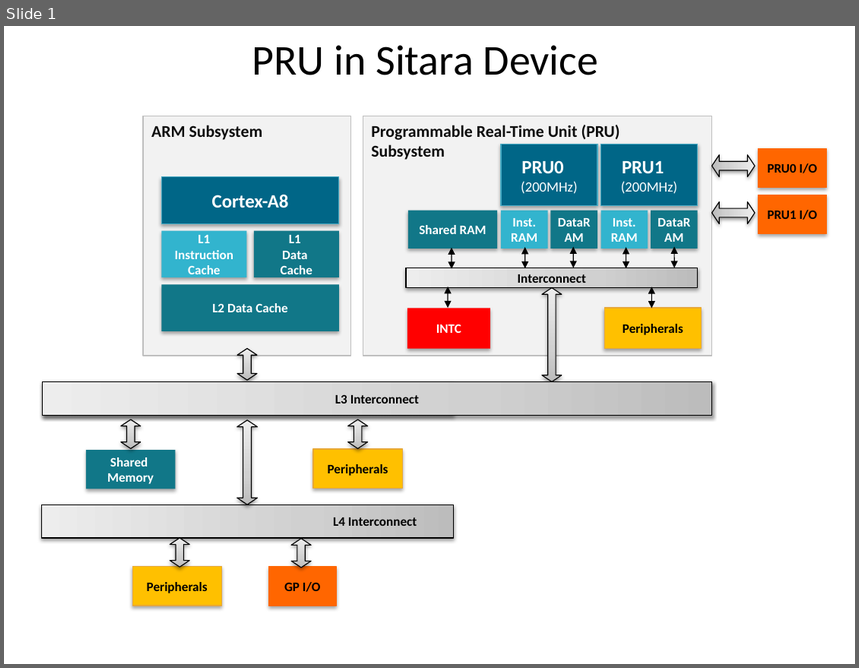
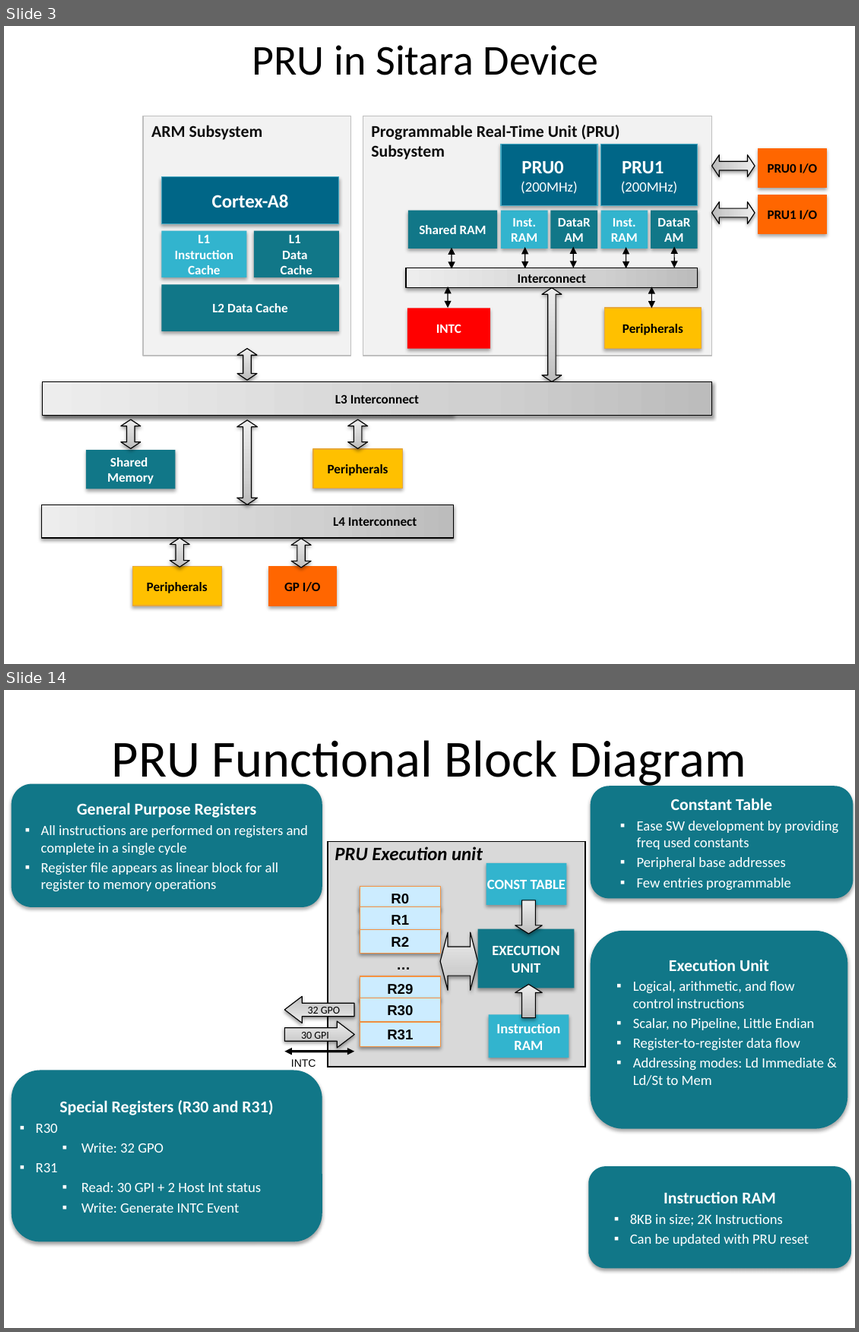
Before and after one commit to hari1989/keystone-workshop, a slide deck: preliminary/Working/presentations/Sitara/PRU in Sitara Device.pptx. Shown one above the other, each under a label of ours: slide 1 before the commit, slides 3 and 14 after it; the slides between them are not shown. The pictures are 859x668 and 859x1332 pixels, drawn with LibreOffice and Linux fonts; fonts in the diff are those of the drawing. Boxes give left, top, right and bottom in pixels: in the first picture for what was removed or moved away, otherwise in the second. Text is boxed around its words. In the diff, an @@ line names an element or a change of style, - is before the commit and + after.

```diff
--- a/preliminary/Working/presentations/Sitara/PRU in Sitara Device.pptx
+++ b/preliminary/Working/presentations/Sitara/PRU in Sitara Device.pptx
@@ slide 14 added at (4, 690, 855, 1328), background #FFFFFF @@
@@ title added at (112, 740, 747, 789), 44 pt, text #000000 @@
+PRU Functional Block Diagram
@@ rounded rectangle added at (12, 783, 322, 907), fill #117788, 12 pt, text #FFFFFF @@
+General Purpose Registers
+▪ All instructions are performed on registers and complete in a single cycle
+▪ Register file appears as linear block for all register to memory operations
@@ rounded rectangle added at (591, 787, 854, 898), fill #117788, 12 pt, text #FFFFFF @@
+Constant Table
+▪ Ease SW development by providing freq used constants
+▪ Peripheral base addresses
+▪ Few entries programmable
@@ rectangle added at (328, 841, 585, 1067), fill #D9D9D9, outline #000000 1.25 pt @@
@@ text added at (335, 847, 483, 860), 16 pt, text #000000, bold, italic @@
+PRU Execution unit
@@ rectangle added at (487, 863, 566, 904), fill #32B4CE, 12 pt, text #FFFFFF, bold @@
+CONST TABLE
@@ rectangle added at (360, 886, 441, 910), fill #CCECFF, outline #F69240 0.75 pt, 12 pt, text #000000, bold @@
+R0
@@ rectangle added at (360, 907, 441, 931), fill #CCECFF, outline #F69240 0.75 pt, 12 pt, text #000000, bold @@
+R1
@@ down arrow added at (515, 901, 543, 933), fill gradient #BDBDBD to #D1D1D1 to #EEEEEE, outline #000000 0.75 pt @@
@@ rectangle added at (360, 930, 441, 954), fill #CCECFF, outline #F69240 0.75 pt, 12 pt, text #000000, bold @@
+R2
@@ left right arrow added at (441, 932, 478, 990), fill gradient #BDBDBD to #D1D1D1 to #EEEEEE, outline #000000 0.75 pt @@
@@ rectangle added at (478, 929, 574, 988), fill #117788, 12 pt, text #FFFFFF, bold @@
+EXECUTION UNIT
@@ rounded rectangle added at (591, 931, 848, 1129), fill #117788, 12 pt, text #FFFFFF @@
+Execution Unit
+▪ Logical, arithmetic, and flow control instructions
+▪ Scalar, no Pipeline, Little Endian
+▪ Register-to-register data flow
+▪ Addressing modes: Ld Immediate & Ld/St to Mem
@@ text added at (363, 955, 444, 973), 12 pt, text #000000, bold @@
+…
@@ rectangle added at (360, 977, 441, 1001), fill #CCECFF, outline #F69240 0.75 pt, 12 pt, text #000000, bold @@
+R29
@@ up arrow added at (515, 985, 543, 1018), fill gradient #BDBDBD to #D1D1D1 to #EEEEEE, outline #000000 0.75 pt @@
@@ right arrow added at (285, 996, 354, 1023), fill gradient #BDBDBD to #D1D1D1 to #EEEEEE, outline #000000 0.75 pt, 9 pt, text #000000 @@
+32 GPO
@@ rectangle added at (360, 998, 441, 1022), fill #CCECFF, outline #F69240 0.75 pt, 12 pt, text #000000, bold @@
+R30
@@ right arrow added at (285, 1021, 354, 1047), fill gradient #BDBDBD to #D1D1D1 to #EEEEEE, outline #000000 0.75 pt, 9 pt, text #000000 @@
+30 GPI
@@ rectangle added at (360, 1023, 441, 1046), fill #CCECFF, outline #F69240 0.75 pt, 12 pt, text #000000, bold @@
+R31
@@ rectangle added at (488, 1015, 569, 1059), fill #32B4CE, 12 pt, text #FFFFFF, bold @@
+Instruction RAM
@@ double arrow added from (354, 1052) to (285, 1052), #000000 2 pt @@
@@ rounded rectangle added at (12, 1071, 322, 1243), fill #117788, 12 pt, text #FFFFFF @@
+Special Registers (R30 and R31)
+▪ R30
+  ▪ Write: 32 GPO
+▪ R31
+  ▪ Read: 30 GPI + 2 Host Int status
+  ▪ Write: Generate INTC Event
@@ text added at (291, 1059, 316, 1067), 9 pt, text #000000 @@
+INTC
@@ rounded rectangle added at (588, 1167, 852, 1269), fill #117788, 12 pt, text #FFFFFF @@
+Instruction RAM
+▪ 8KB in size; 2K Instructions
+▪ Can be updated with PRU reset
@@ what was slide 1 is now slide 3 @@
```
Also in this commit, not shown: 2 slides changed, 47 other slides added, 5 slides removed.
